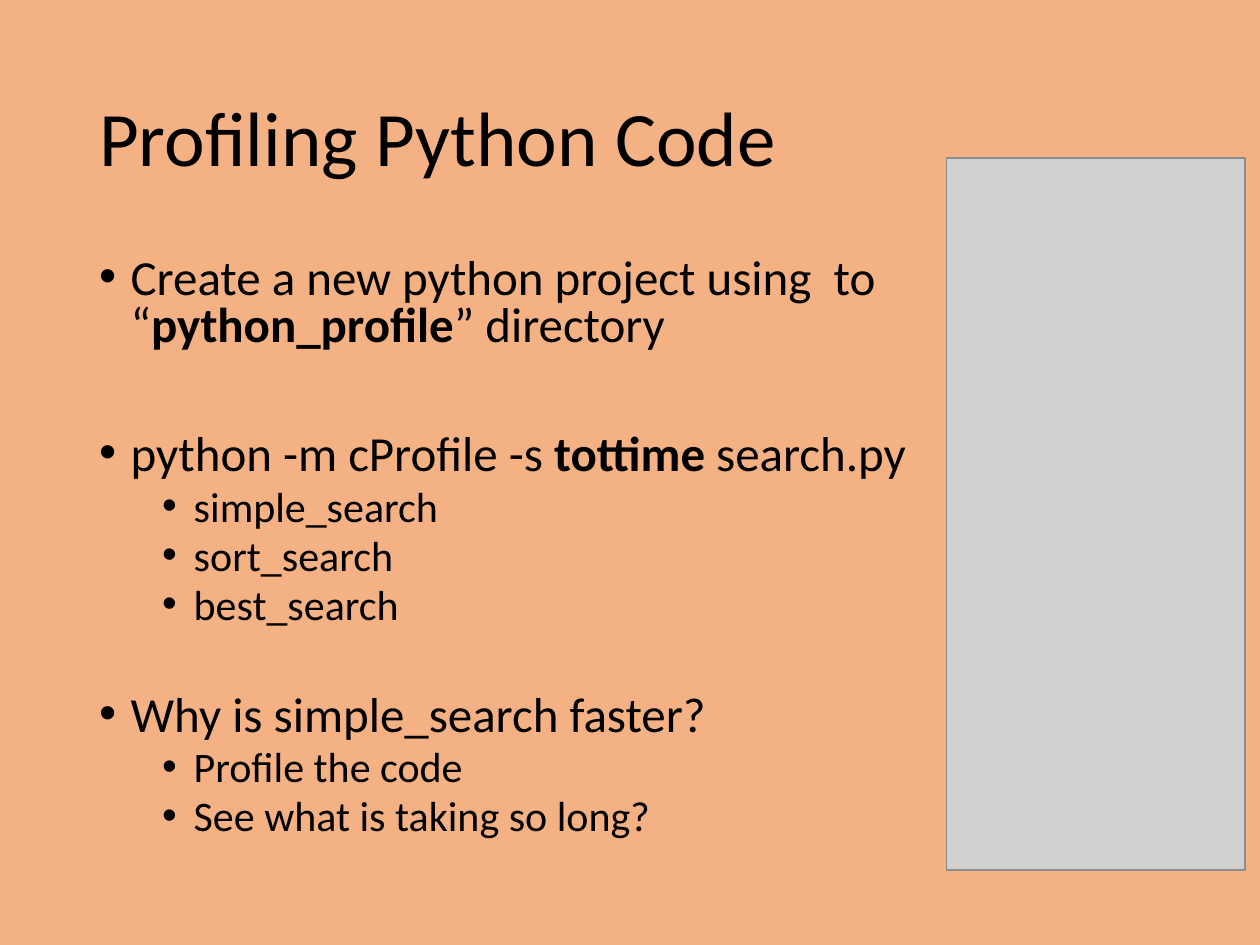
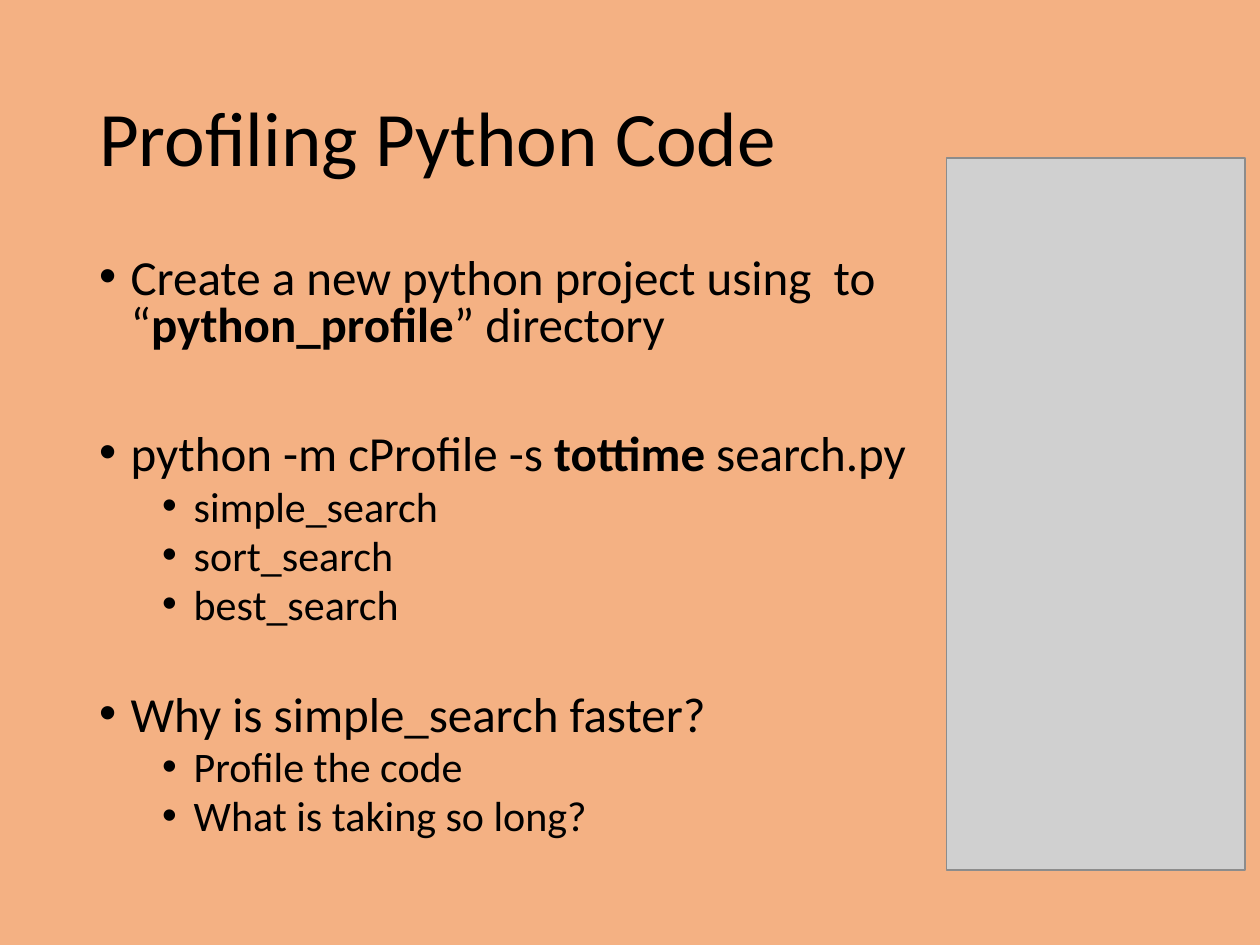
Before and after one commit to PrincetonUniversity/intro_debugging, a slide deck: slide 11 of 01_overview/Introduction_To_Debugging.pptx (slide 10 before the commit). Drawn at 1260x945 pixels with LibreOffice and Linux fonts; fonts in the diff are those of the drawing; grey boxes stand for pictures. Boxes give left, top, right and bottom in pixels: in the first picture for what was removed or moved away, otherwise in the second. Text is boxed around its words. In the diff, an @@ line names an element or a change of style, - is before the commit and + after.

Commit message:
Made edits to the python debug examples.

```diff
--- a/01_overview/Introduction_To_Debugging.pptx
+++ b/01_overview/Introduction_To_Debugging.pptx
@@ text at bbox=[194, 801, 587, 839]: text changed @@
-  • See what is taking so long?
+  • What is taking so long?
```
Also in this commit, not shown: 1 other slide changed, 2 slides added, 3 other files.
